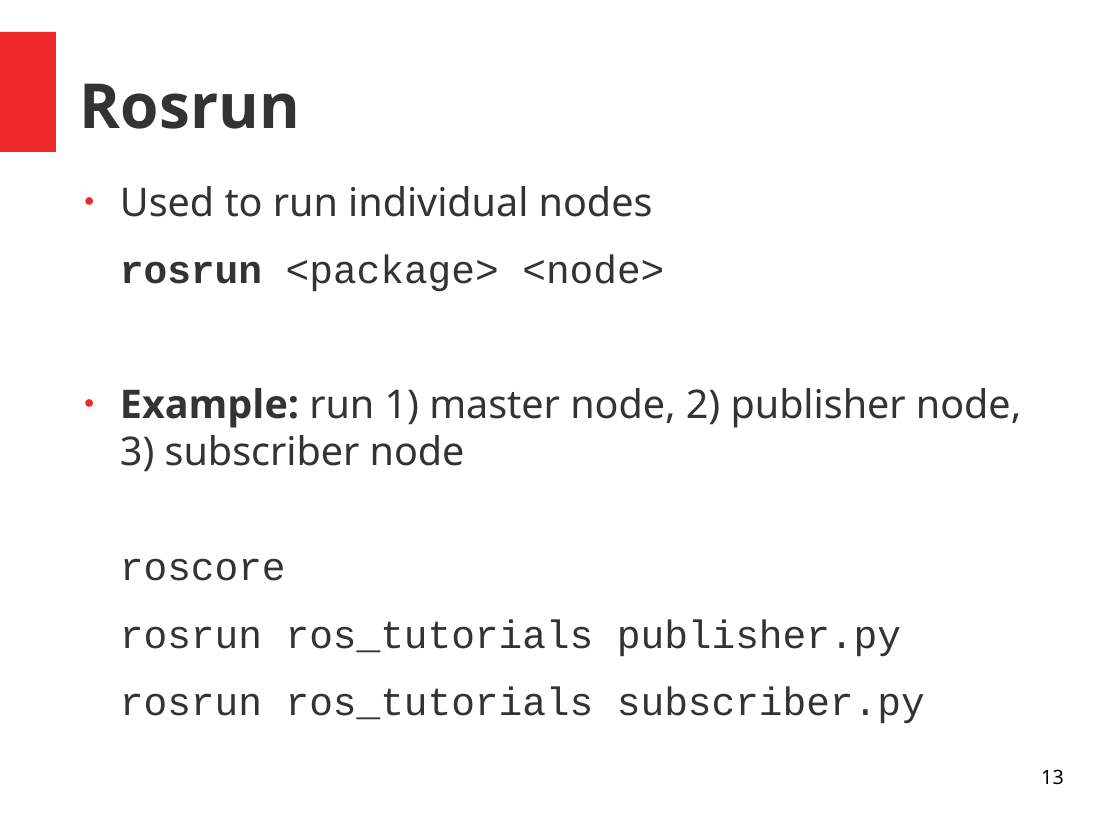
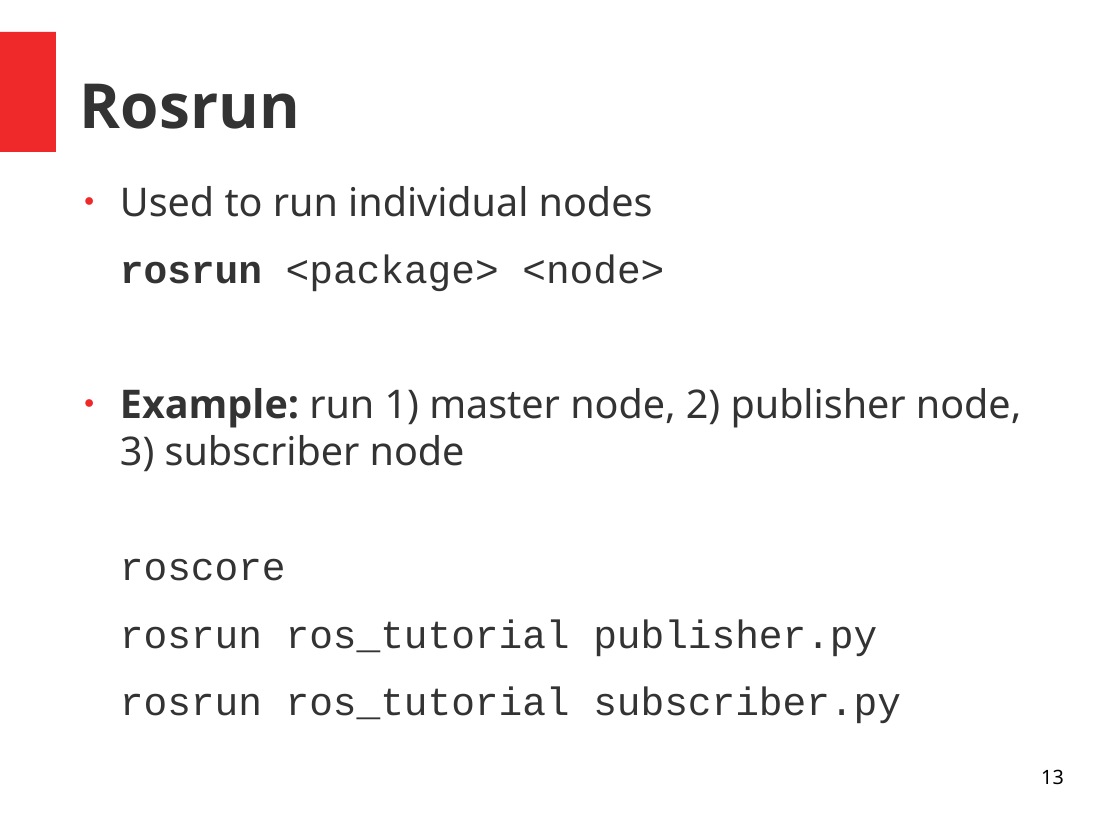
Before and after one commit to comp417-fall2019-tutorials/ros_tutorial, a slide deck: slide 13 of slides/Ros_Tutorial.odp. Drawn at 1120x840 pixels with LibreOffice and Linux fonts; fonts in the diff are those of the drawing; background and template pictures are left out. Boxes give left, top, right and bottom in pixels: in the first picture for what was removed or moved away, otherwise in the second. Text is boxed around its words. In the diff, an @@ line names an element or a change of style, - is before the commit and + after.

```diff
--- a/slides/Ros_Tutorial.odp
+++ b/slides/Ros_Tutorial.odp
@@ text at <box>120,619,901,724</box>: text changed @@
-rosrun ros_tutorials publisher.py
-rosrun ros_tutorials subscriber.py
+rosrun ros_tutorial publisher.py
+rosrun ros_tutorial subscriber.py
```
Also in this commit, not shown: 11 other slides changed, 1 other file.
